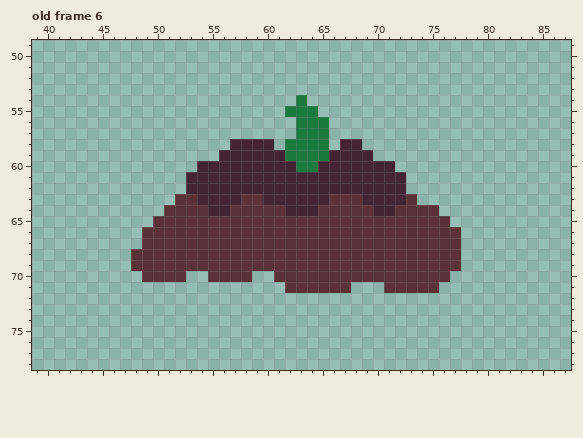
Pixel-art file: Ase/plant.aseprite. The first picture shows the starting point.
128x128 pixels, 10 frames. Shown: old frame 6: x 39..87, y 49..78. The commit also changed other frames, which this record leaves out.
The result:
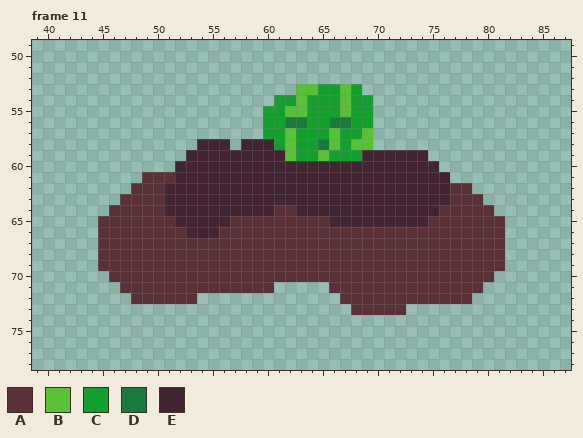
Palette (. is transparent): A #5b3138  B #59c135  C #14a02e  D #1a7a3e  E #422433
A new or re-ordered frame is compared with the old frame closest to it.
What changed:
frames 10 -> 14
Frame 11 is new; against old frame 6:
y 53: x 63..68 ...... -> BBCCBC
y 54: x 61..69 ..D...... -> CCBCCCBCC
y 55: x 60..69 ..DDD..... -> CCBBCCCBCC
y 56: x 60..62 ... -> CCD; x 64..69 DD.... -> CCDDCC
y 57: x 60..69 ...DDD.... -> CCBCCCBCCB
y 58: x 54..57 ...E -> EEE.; x 61..64 .DDD -> CBCC; x 66..69 .EE. -> BCBB
y 59: x 53..55 ... -> EEE; x 62..68 DDDDEEE -> BCCBCCC; x 70..74 ..... -> EEEEE
y 60: x 52..53 .. -> EE; x 63..64 DD -> EE; x 72..75 .... -> EEEE
y 61: x 49..52 .... -> AAAE; x 73..76 .... -> EEEE
y 62: x 48..52 ..... -> AAAEE; x 73..78 ...... -> EEEEAA
y 63: x 47..53 .....AA -> AAAAEEE; x 58..59 AA -> EE; x 66..68 AAA -> EEE; x 73..79 A...... -> EEEEAAA
y 64: x 46..54 .....AAAA -> AAAAAEEEE; x 57..60 AAAA -> EEEE; x 62 E -> A; x 65..69 AAAAA -> EEEEE; x 72..80 AAAA..... -> EEEEAAAAA
y 65: x 45..49 ..... -> AAAAA; x 52..56 AAAAA -> EEEEE; x 66..74 AAAAAAAAA -> EEEEEEEEE; x 77..81 ..... -> AAAAA
y 66: x 45..48 .... -> AAAA; x 53..55 AAA -> EEE; x 78..81 .... -> AAAA
y 67: x 45..48 .... -> AAAA; x 78..81 .... -> AAAA
y 68..69: x 45..47 ... -> AAA; x 78..81 .... -> AAAA
y 70: x 46..48 ... -> AAA; x 53..54 .. -> AA; x 59..60 .. -> AA; x 77..80 .... -> AAAA
y 71: x 47..60 .............. -> AAAAAAAAAAAAAA; x 62..65 AAAA -> ....; x 68..70 ... -> AAA; x 76..79 .... -> AAAA
y 72: x 48..53 ...... -> AAAAAA; x 67..78 ............ -> AAAAAAAAAAAA
y 73: x 68..72 ..... -> AAAAA
Where, in picture pixels (left, top, right, bottom), the same in both pictures:
changed: (98, 84, 505, 315)
